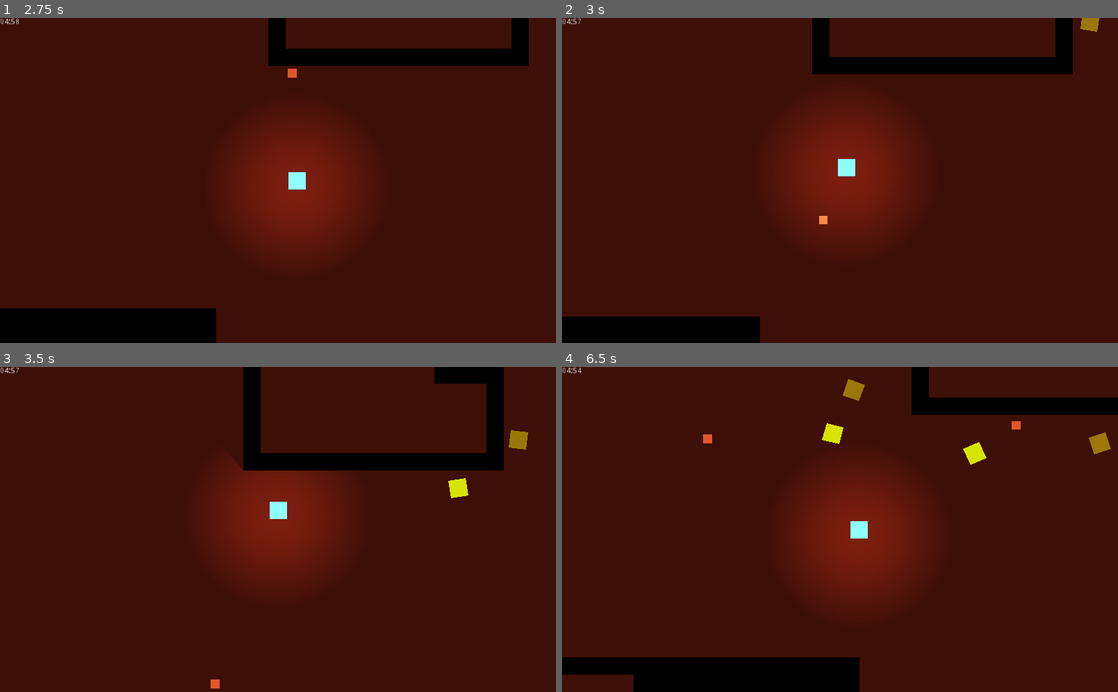
Above: before the commit, frames 1-4 (two rows, left to right).
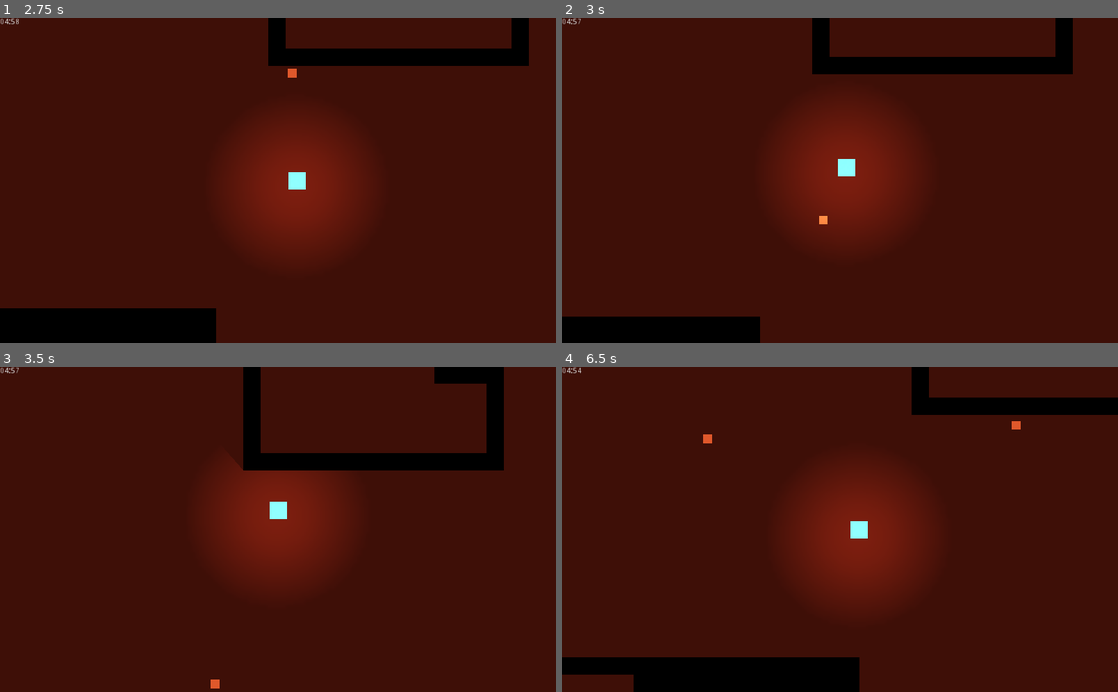
Above: after the commit, the same moments.

Repository: quiet-night-studio/redemption
Game: Godot game, scene res://scenes/Level.tscn
The game is run twice, just before and just after one commit, with the same random seed, the same clock (stepped at 60 frames per second) and the same inputs.
Inputs (mouse positions are in pixels of both pictures, inside the frame that each line leads up to):
- Up to frame 1 (2.75 s): tap Enter at 0.5 s; move the mouse to (400, 164) at 0.52 s; hold Right (ui_right) 0.53-1.28 s; click (400, 164) at 0.6 s; move the mouse to (166, 196) at 1.27 s; hold Down (ui_down) 1.28-2.03 s; click (166, 196) at 1.35 s; move the mouse to (333, 109) at 2.02 s; hold Right (ui_right) from 2.03 s (still down); click (333, 109) at 2.1 s
- Up to frame 2 (3 s): move the mouse to (812, 245) at 2.77 s; release Right (ui_right) at 2.78 s; hold Up (ui_up) from 2.78 s (still down); click (812, 245) at 2.85 s
- Up to frame 3 (3.5 s): keep holding Up (ui_up)
- Up to frame 4 (6.5 s): move the mouse to (1006, 578) at 3.52 s; release Up (ui_up) at 3.53 s; hold Left (ui_left) 3.53-5.03 s; click (1006, 578) at 3.6 s; move the mouse to (673, 480) at 4.27 s; click (673, 480) at 4.35 s; move the mouse to (867, 529) at 5.02 s; hold Down (ui_down) 5.03-5.78 s; click (867, 529) at 5.1 s; move the mouse to (756, 448) at 5.77 s; hold Right (ui_right) from 5.78 s (still down); click (756, 448) at 5.85 s

Frame 1 is identical in both runs. In frame 2, 0.1% of the frame differs, in the area x 93-97%, y 0-5%; in frame 3, 0.3%; in frame 4, 0.7%, in the area x 46-99%, y 3-31%.

Commit message:
add rudmentary spawn mechanism

Diff:
--- a/scenes/Level.tscn
+++ b/scenes/Level.tscn
@@ -132,3 +132,5 @@
 
 [node name="CountDownTimer" type="Timer" parent="."]
 autostart = true
+
+[node name="SpawnTimer" type="Timer" parent="."]
--- a/scripts/Enemy.gd
+++ b/scripts/Enemy.gd
@@ -36,7 +36,7 @@
 var color := Color(0,0,0,0)
 
 onready var agent := $NavigationAgent2D
-onready var timer := $PathfindingTimer
+onready var pathfinding_timer := $PathfindingTimer
 onready var sprite := $Sprite
 
 func spawn_type() -> void:
@@ -54,11 +54,12 @@
 func _ready() -> void:
 	spawn_type()
 
-	timer.connect("timeout", self, "update_pathfinding")
+	pathfinding_timer.connect("timeout", self, "_on_PathfindingTimer_timeout")
 
 	$Sprite.modulate = color
 	agent.set_navigation(navigation)
-	update_pathfinding()
+
+	_on_PathfindingTimer_timeout()
 
 func _physics_process(delta: float) -> void:
 	if agent.is_navigation_finished():
@@ -74,7 +75,7 @@
 
 	velocity = move_and_slide(velocity)
 
-func update_pathfinding() -> void:
+func _on_PathfindingTimer_timeout() -> void:
 	agent.set_target_location(player.global_position)
 
 func _on_HazzardArea_body_entered(body: Node) -> void:
--- a/scripts/Level.gd
+++ b/scripts/Level.gd
@@ -1,50 +1,80 @@
 extends Node2D
 
-onready var _enemies = get_node("Enemies")
-onready var _enemy_spawn_location := $EnemyPath/EnemySpawnLocation
+onready var enemies = get_node("Enemies")
+onready var enemy_spawn_location := $EnemyPath/EnemySpawnLocation
+
+# The level countdown.
 onready var countdown_label = $CanvasLayer/CountDownTimer
 onready var countdown_timer = $CountDownTimer
 
+# The time interval between enemy spawns.
+onready var spawn_timer = $SpawnTimer
+
 const COUNTDOWN_DURATION := 300 # 5 minutes
+const MAX_ENEMIES := 100
 
 var enemy_scene: PackedScene = preload("res://scenes/Enemy.tscn")
-var spawn_time := 0
+var spawn_interval := 5 # seconds
+var num_enemies_spawned := 0
+var time_elapsed := 0.0
+
+# The countdown value will be updated.
 var countdown := COUNTDOWN_DURATION
 
 func _ready():
 	countdown_timer.connect("timeout", self, "_on_countdown_timeout")
+	spawn_timer.connect("timeout", self, "_on_spawn_timer_timeout")
+
+	spawn_timer.wait_time = spawn_interval
+	spawn_timer.start()
 
 	update_countdown_label()
 
-	randomize()
-	spawn_time = randi() % 50 + 1
+func _process(delta):
+	# Update the current time elapsed
+	time_elapsed += delta
 
-	var err = $Player.connect("update_health", $CanvasLayer/HealthDisplay, "update_healthbar")
-	if err != OK:
-		print("error connecting signal update_health: ", err)
+func update_countdown_label() -> void:
+	# warning-ignore:integer_division
+	var minutes = countdown / 60
+	var seconds = countdown % 60
 
-func _process(delta):
-	spawn_time -= delta
-
-	if spawn_time <= 0:
-		spawn()
-		spawn_time = randi() % 50 + 1
+	countdown_label.text = String(minutes).pad_zeros(2) + ":" + String(seconds).pad_zeros(2)
 
 func spawn():
-	_enemy_spawn_location.unit_offset = randf()
+	enemy_spawn_location.unit_offset = randf()
 
 	var e = enemy_scene.instance()
 	e.player = $Player
 	e.navigation = $Navigation2D
-	e.position = _enemy_spawn_location.position
+	e.position = enemy_spawn_location.position
 
-	_enemies.add_child(e)
+	enemies.add_child(e)
 
-func update_countdown_label() -> void:
-	var minutes = countdown / 60
-	var seconds = countdown % 60
+func _on_spawn_timer_timeout() -> void:
+	print("num_enemies_spawned ", num_enemies_spawned)
+	print("time_elapsed ", time_elapsed)
+	print("spawn_interval ", spawn_interval)
 
-	countdown_label.text = String(minutes).pad_zeros(2) + ":" + String(seconds).pad_zeros(2)
+	if num_enemies_spawned >= MAX_ENEMIES:
+		return
+
+	num_enemies_spawned += 1
+
+	if time_elapsed <= 20:
+		spawn_interval = 5
+	elif time_elapsed <= 40:
+		spawn_interval = 4
+	elif time_elapsed <= 60:
+		spawn_interval = 3
+	elif time_elapsed <= 80:
+		spawn_interval = 2
+	else:
+		spawn_interval = 1
+
+	spawn_timer.wait_time = spawn_interval
+
+	spawn()
 
 func _on_countdown_timeout() -> void:
 	countdown -=1
